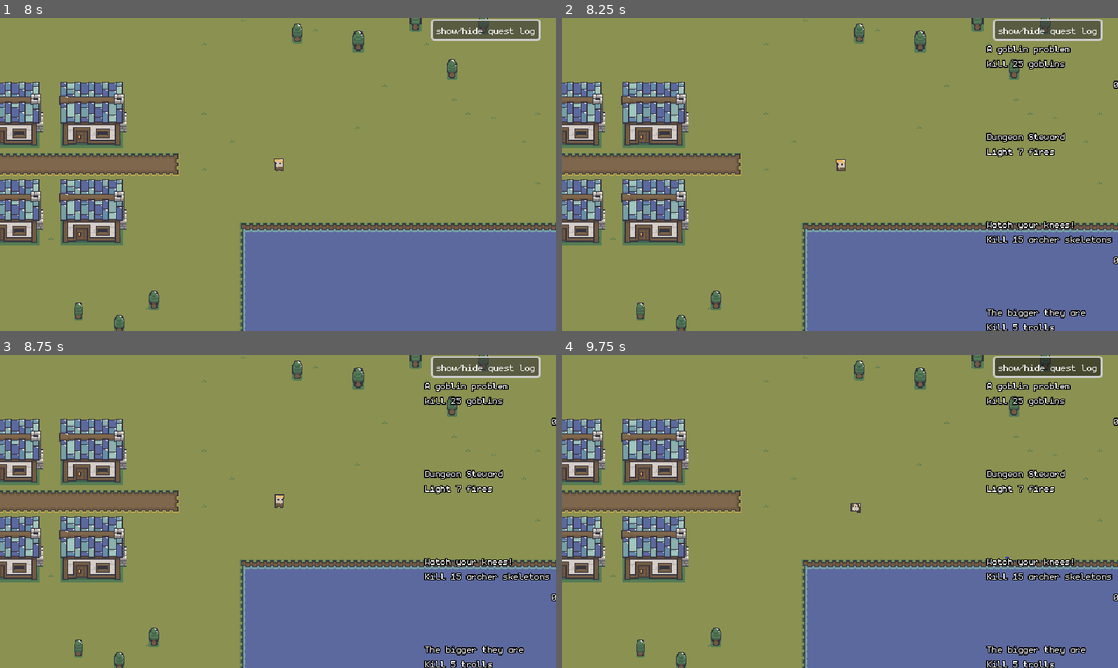
Above: before the commit, frames 1-4 (two rows, left to right).
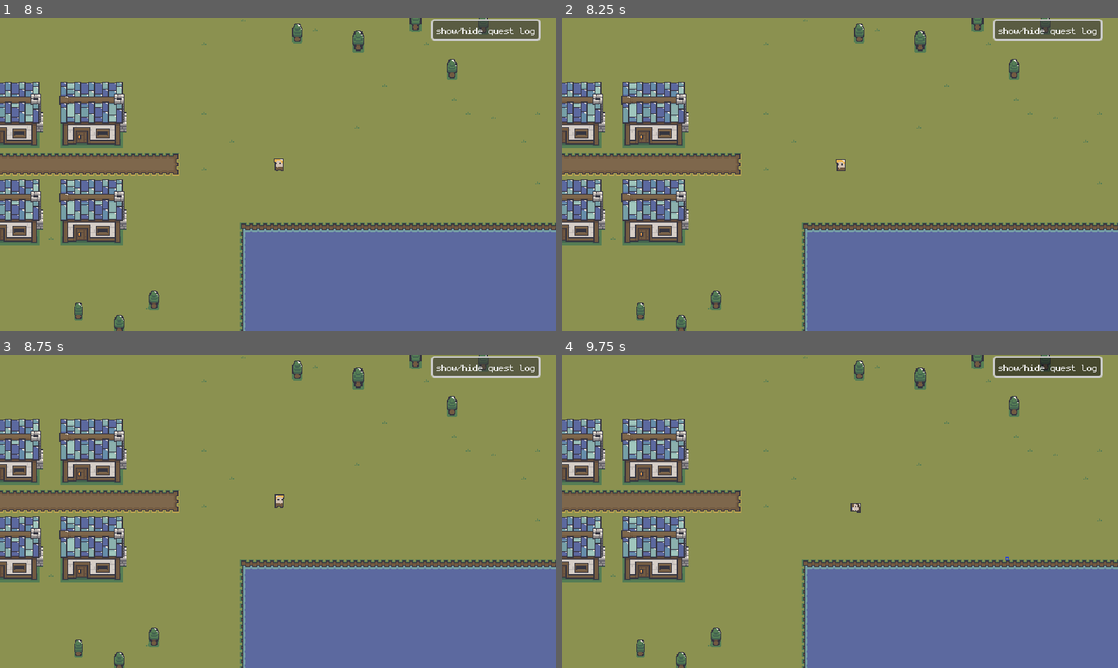
Above: after the commit, the same moments.

Repository: qmarsala/DeliciousDungeon
Game: Godot game, scene res://scenes/game.tscn
Same seed, same stepped clock (60 frames per second), same inputs: the game is played once before the commit and once after it.
Inputs (mouse positions are in pixels of both pictures, inside the frame that each line leads up to):
- Up to frame 1 (8 s): tap Enter at 0.5, 4.25, 5.75 s; move the mouse to (250, 237) at 0.52 s; tap Q (ability_one) at 0.6, 3.6, 6.6 s; click (250, 237) at 0.67 s; move the mouse to (444, 221) at 1.27 s; right-click (444, 221) at 1.35 s; click (444, 221) at 1.42 s; tap Space at 2, 5 s; move the mouse to (111, 127) at 2.02 s; hold F (interact) 2.03-2.78 s; click (111, 127) at 2.17 s; move the mouse to (305, 174) at 2.77 s; click (305, 174) at 2.85 s; move the mouse to (194, 96) at 3.52 s; click (194, 96) at 3.67 s; move the mouse to (400, 158) at 4.27 s; right-click (400, 158) at 4.35 s; click (400, 158) at 4.42 s; move the mouse to (166, 190) at 5.02 s; hold F (interact) 5.03-5.78 s; click (166, 190) at 5.17 s; move the mouse to (333, 105) at 5.77 s; click (333, 105) at 5.85 s; move the mouse to (250, 237) at 6.52 s; click (250, 237) at 6.67 s; click "show/hide quest log" at 7.25 s
- Up to frame 2 (8.25 s): click "show/hide quest log" at 8 s
- Up to frame 3 (8.75 s): no input
- Up to frame 4 (9.75 s): click "show/hide quest log" at 8.75 s; tap Space at 9.5 s; move the mouse to (1006, 558) at 9.52 s; right-click (1006, 558) at 9.6 s; click (1006, 558) at 9.67 s

Frame 1 is identical in both runs. In frame 2, 2.2% of the frame differs, in the area x 76-100%, y 8-100%; in frame 3, 2.2%; in frame 4, 2.2%.
Error after the commit: Cannot call method 'add_child' on a null value. (res://assets/scripts/ui/quest_log_ui_poc.gd:14)

Commit message:
quest ui updates for new scroll area

Diff:
--- a/src/assets/scripts/ui/quest_log_ui_poc.gd
+++ b/src/assets/scripts/ui/quest_log_ui_poc.gd
@@ -1,6 +1,8 @@
 extends Control
 
 @export var quest_ui_scene: PackedScene
+
+@onready var quest_container: VBoxContainer = $ScrollContainer/ActiveQuestsContainer
 
 func init():
 	$ToggleQuestLog.pressed.connect(on_toggle_pressed)
@@ -9,10 +11,10 @@
 	for q in quests:
 		var qui = quest_ui_scene.instantiate()
 		qui.quest = q
-		$ActiveQuestsContainer.add_child(qui)
+		quest_container.add_child(qui)
 
 func on_toggle_pressed():
-	if $ActiveQuestsContainer.visible:
-		$ActiveQuestsContainer.hide()
+	if quest_container.visible:
+		quest_container.hide()
 	else:
-		$ActiveQuestsContainer.show()
+		quest_container.show()
